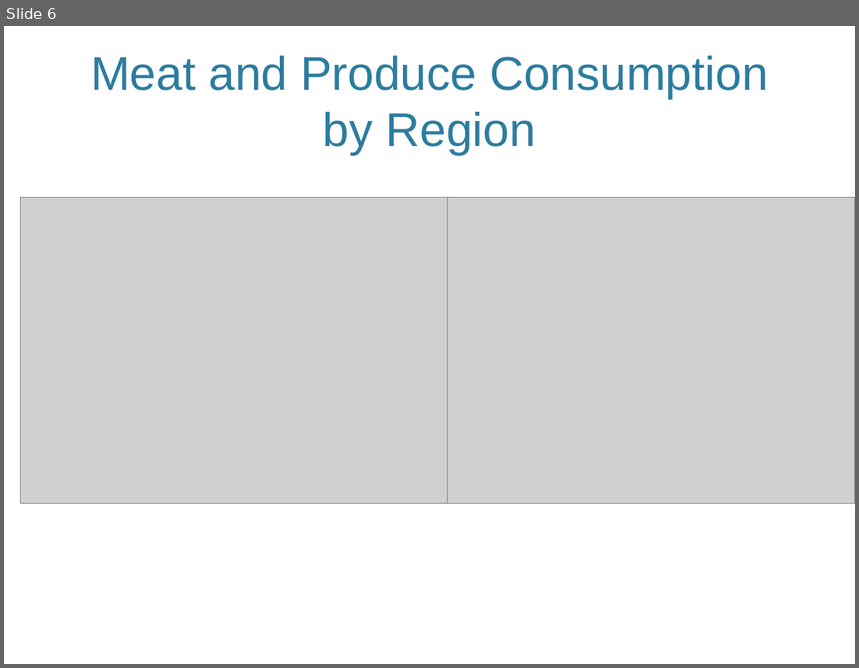
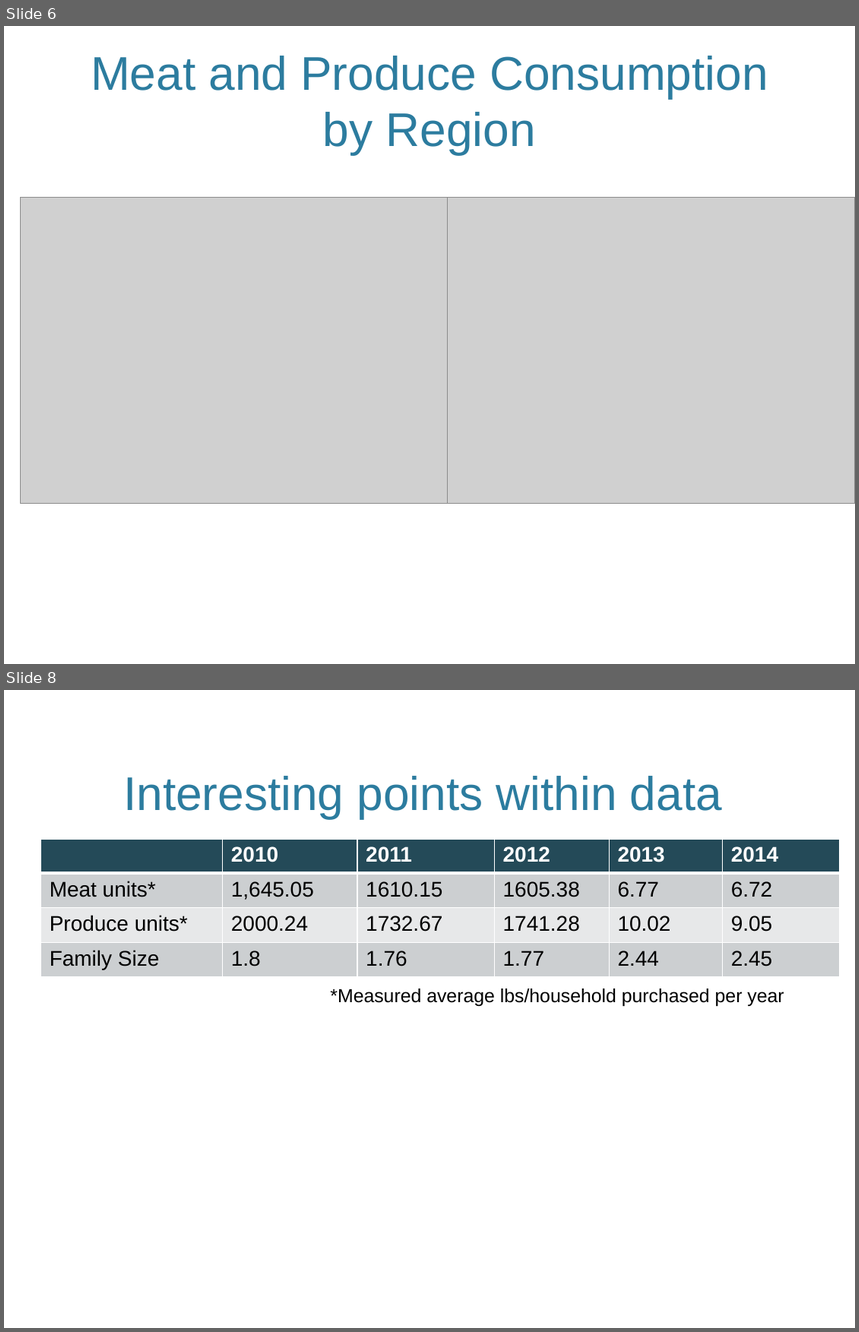
Before and after one commit to rhosogi/Veg_Project, a slide deck: DatSciProject_Draft.pptx. Shown one above the other, each under a label of ours: slide 6 before the commit, slides 6 and 8 after it; the slides between them are not shown. The pictures are 859x668 and 859x1332 pixels, drawn with LibreOffice and Linux fonts; fonts in the diff are those of the drawing; grey boxes stand for pictures; background and template pictures are left out. Boxes give left, top, right and bottom in pixels: in the first picture for what was removed or moved away, otherwise in the second. Text is boxed around its words. In the diff, an @@ line names an element or a change of style, - is before the commit and + after.

```diff
--- a/DatSciProject_Draft.pptx
+++ b/DatSciProject_Draft.pptx
@@ slide 8 added at [4,690,855,1328], background picture (left out) @@
@@ title added at [123,776,722,819], 40 pt, text #2C7C9F @@
+Interesting points within data
@@ table added at [40,839,839,977], 4 rows, 6 columns @@
+ | 2010 | 2011 | 2012 | 2013 | 2014
+Meat units* | 1,645.05 | 1610.15 | 1605.38 | 6.77 | 6.72
+Produce units* | 2000.24 | 1732.67 | 1741.28 | 10.02 | 9.05
+Family Size | 1.8 | 1.76 | 1.77 | 2.44 | 2.45
@@ text added at [330,989,784,1006], 16 pt, text #000000 @@
+*Measured average lbs/household purchased per year
```
Also in this commit, not shown: 2 slides changed, 1 other slide added, 1 slide removed, 1 other file.
